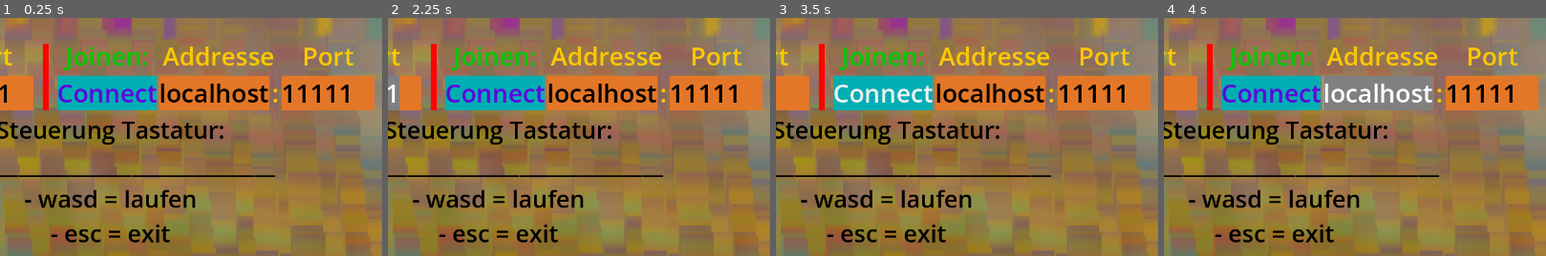
Above: before the commit, frames 1-4 (left to right).
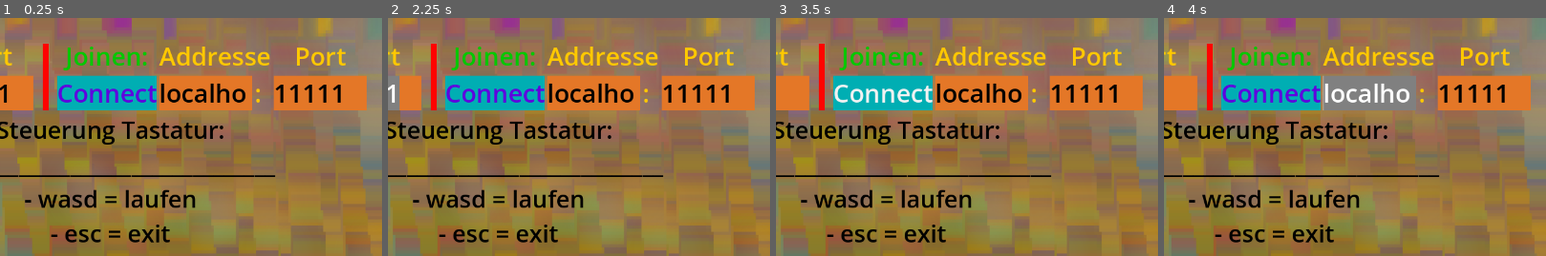
Above: after the commit, the same moments.

Repository: NIK-98/Paint_The_Ground
Game: Godot game, scene res://sceens/main.tscn
Two runs of this game, one before a commit and one after it. Both use one fixed random seed, a clock stepped at 60 frames per second and the inputs below.
Inputs (mouse positions are % of the whole screen's width and height, from its top left):
- Up to frame 1 (0.25 s): no input
- Up to frame 2 (2.25 s): click "Connect" at 0.5 s; click "Host" at 1.25 s; move the mouse to (72, 45) at 2.02 s; hold D (right) from 2.03 s (still down); hold Tab (Info) from 2.03 s (still down); click (72, 45) at 2.17 s
- Up to frame 3 (3.5 s): tap Enter at 2.75 s; move the mouse to (30, 55) at 2.77 s; release D (right) at 2.78 s; release Tab (Info) at 2.78 s; hold S (down) from 2.78 s (still down); tap Tab (Info) at 2.85 s
- Up to frame 4 (4 s): move the mouse to (60, 28) at 3.52 s; release S (down) at 3.53 s; hold D (right) from 3.53 s (still down); hold Tab (Info) from 3.53 s (still down)
The pictures show only the part of the screen within x 36-86%, y 0-50%; the shares and areas given below are measured in that part.

The runs differ from the first frame. In frame 1, 4.0% of the frame differs, in the area x 41-98%, y 12-39%; in frame 2, 4.0%; in frame 3, 4.0%; in frame 4, 3.9%.

Commit message:
domain eingabe möglich

Diff:
--- a/sceens/ui.tscn
+++ b/sceens/ui.tscn
@@ -173,7 +173,6 @@
 theme = SubResource("Theme_ihe75")
 theme_override_font_sizes/font_size = 42
 text = "localhost"
-expand_to_text_length = true
 select_all_on_focus = true
 
 [node name="punkt" type="Label" parent="Panel/CenterContainer/Net/Options/Option2/o3/remote1"]
--- a/scripts/ui.gd
+++ b/scripts/ui.gd
@@ -86,10 +86,6 @@
 	block_host = true
 	if OS.get_cmdline_args().size() <= 1 and not FileAccess.file_exists(get_parent().save_path):
 		connectport = $Panel/CenterContainer/Net/Options/Option2/o4/port.text
-	if not ip.is_valid_ip_address() and not ip == "localhost":
-		OS.alert("Ist keine richtiege ip adresse.")
-		block_host = false
-		return
 	if not connectport.is_valid_int():
 		OS.alert("Ist keine richtieger port.")
 		block_host = false
